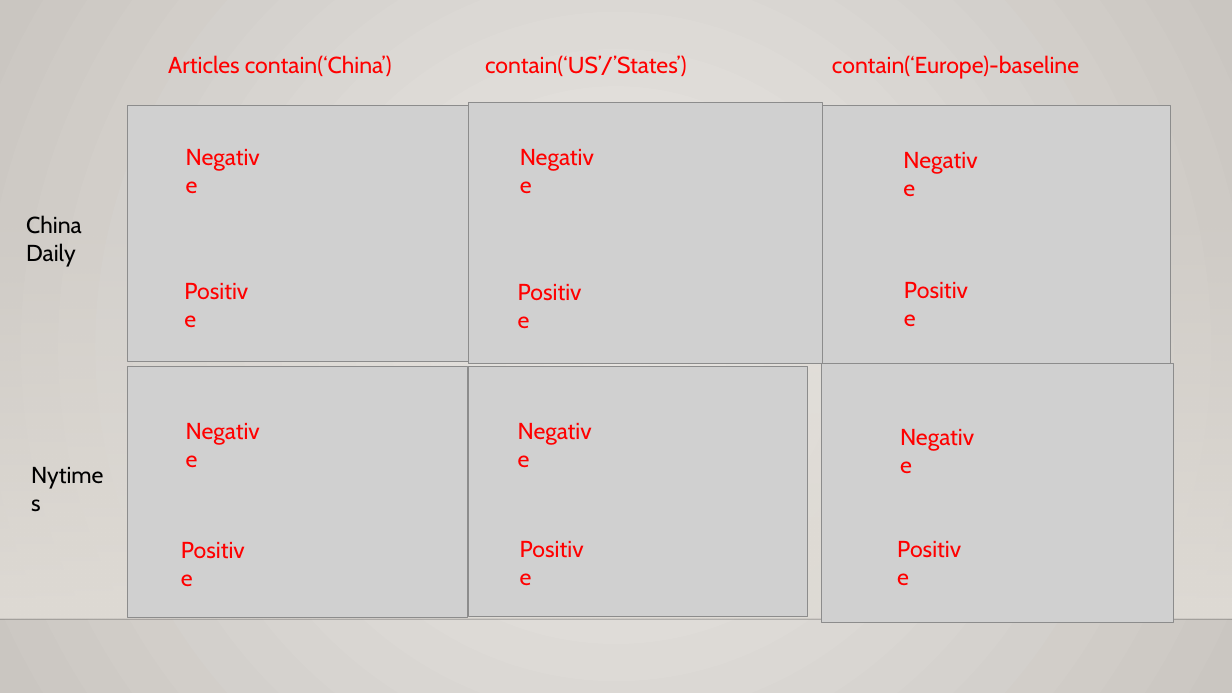
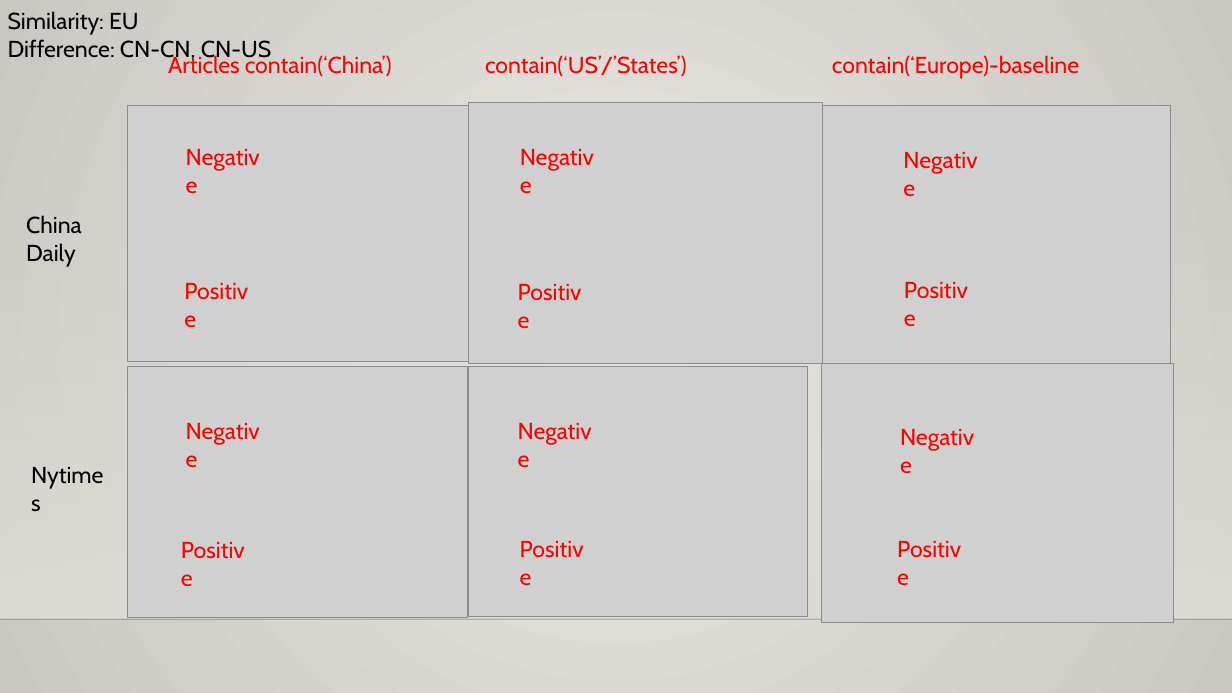
Before and after one commit to waterknows/hwcfpp, a slide deck: slide 13 of project/project.pptx. Drawn at 1232x693 pixels with LibreOffice and Linux fonts; fonts in the diff are those of the drawing; grey boxes stand for pictures; background and template pictures are left out. Boxes give left, top, right and bottom in pixels: in the first picture for what was removed or moved away, otherwise in the second. Text is boxed around its words. In the diff, an @@ line names an element or a change of style, - is before the commit and + after.

```diff
--- a/project/project.pptx
+++ b/project/project.pptx
@@ text added at (8,11,271,63), 18 pt, text #000000 @@
+Similarity: EU
+Difference: CN-CN, CN-US
```
Also in this commit, not shown: 4 other slides changed.
